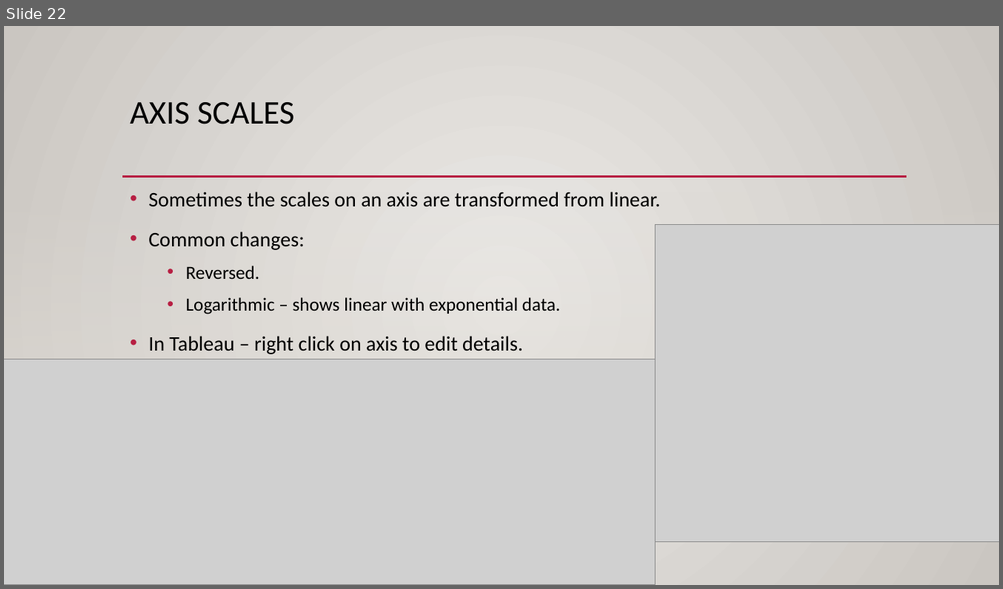
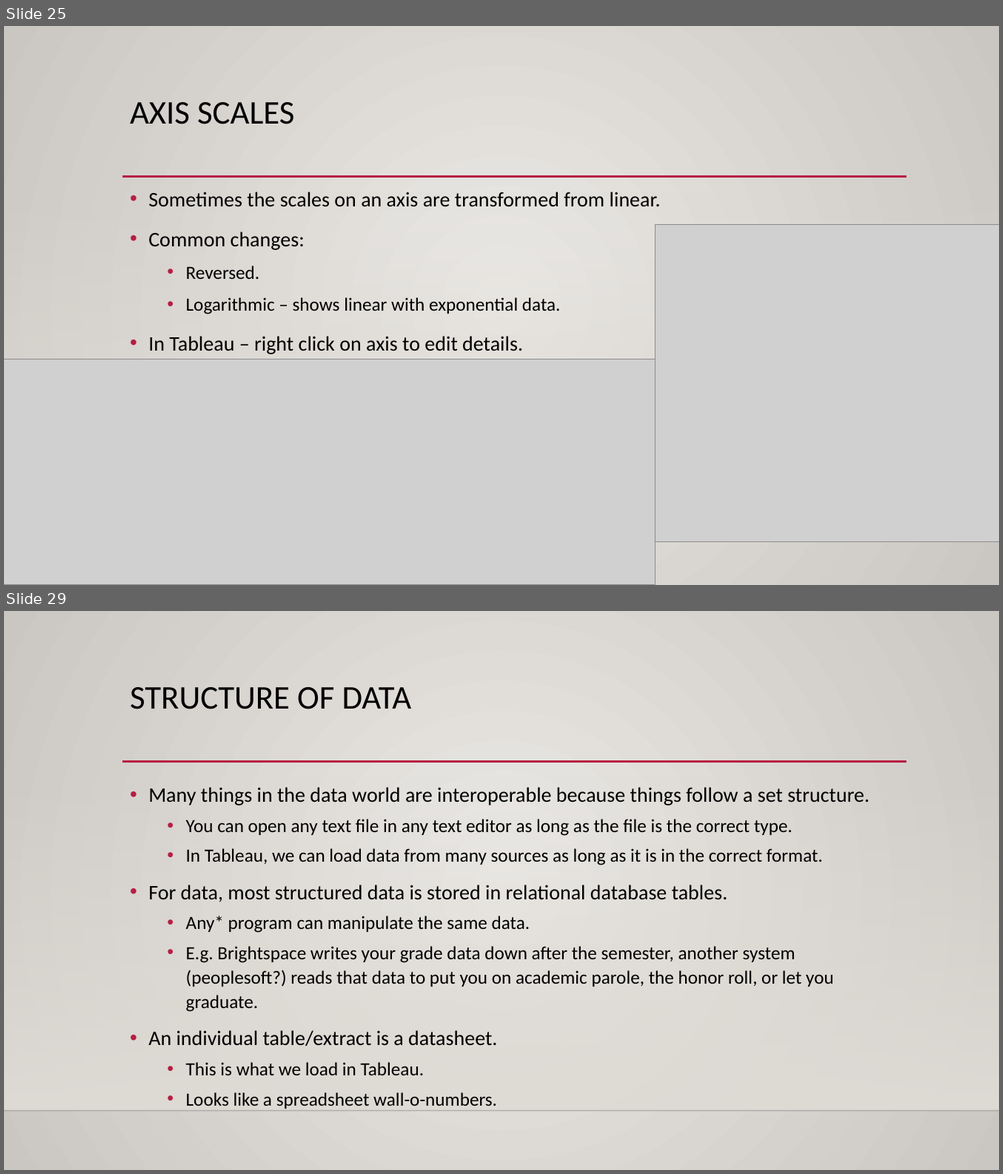
Before and after one commit to AkeemSemper/ml_datasets, a slide deck: slides/chapter_3.pptx. Shown one above the other, each under a label of ours: slide 22 before the commit, slides 25 and 29 after it; the slides between them are not shown. The pictures are 1003x589 and 1003x1174 pixels, drawn with LibreOffice and Linux fonts; fonts in the diff are those of the drawing; grey boxes stand for pictures; background and template pictures are left out. Boxes give left, top, right and bottom in pixels: in the first picture for what was removed or moved away, otherwise in the second. Text is boxed around its words. In the diff, an @@ line names an element or a change of style, - is before the commit and + after.

```diff
--- a/slides/chapter_3.pptx
+++ b/slides/chapter_3.pptx
@@ slide 29 added at (x1=4, y1=611, x2=999, y2=1170), background gradient #ECEAE7 to #CAC7C1; not listed: 3 template elements that a slide beside it also shows @@
@@ title added at (x1=130, y1=687, x2=412, y2=709), 32 pt, text #000000 @@
+STRUCTURE OF DATA
@@ text added at (x1=148, y1=787, x2=869, y2=1109), 18 pt, text #000000 @@
+• Many things in the data world are interoperable because things follow a set structure.
+  • You can open any text file in any text editor as long as the file is the correct type.
+  • In Tableau, we can load data from many sources as long as it is in the correct format.
+• For data, most structured data is stored in relational database tables.
+  • Any* program can manipulate the same data.
+  • E.g. Brightspace writes your grade data down after the semester, another system (peoplesoft?) reads that data to put you on academic parole, the honor roll, or let you graduate.
+• An individual table/extract is a datasheet.
+  • This is what we load in Tableau.
+  • Looks like a spreadsheet wall-o-numbers.
@@ what was slide 22 is now slide 25 @@
```
Also in this commit, not shown: 10 slides changed, 24 other slides added, 1 slide removed, 1 other file.
